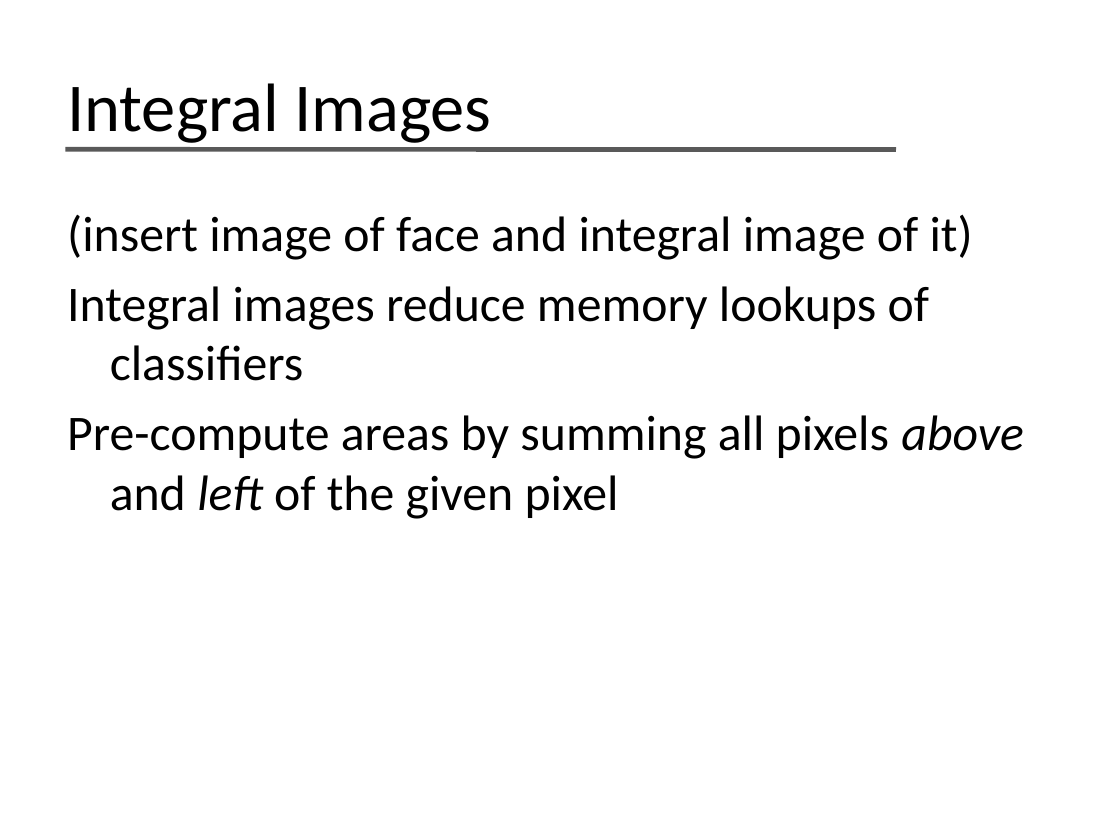
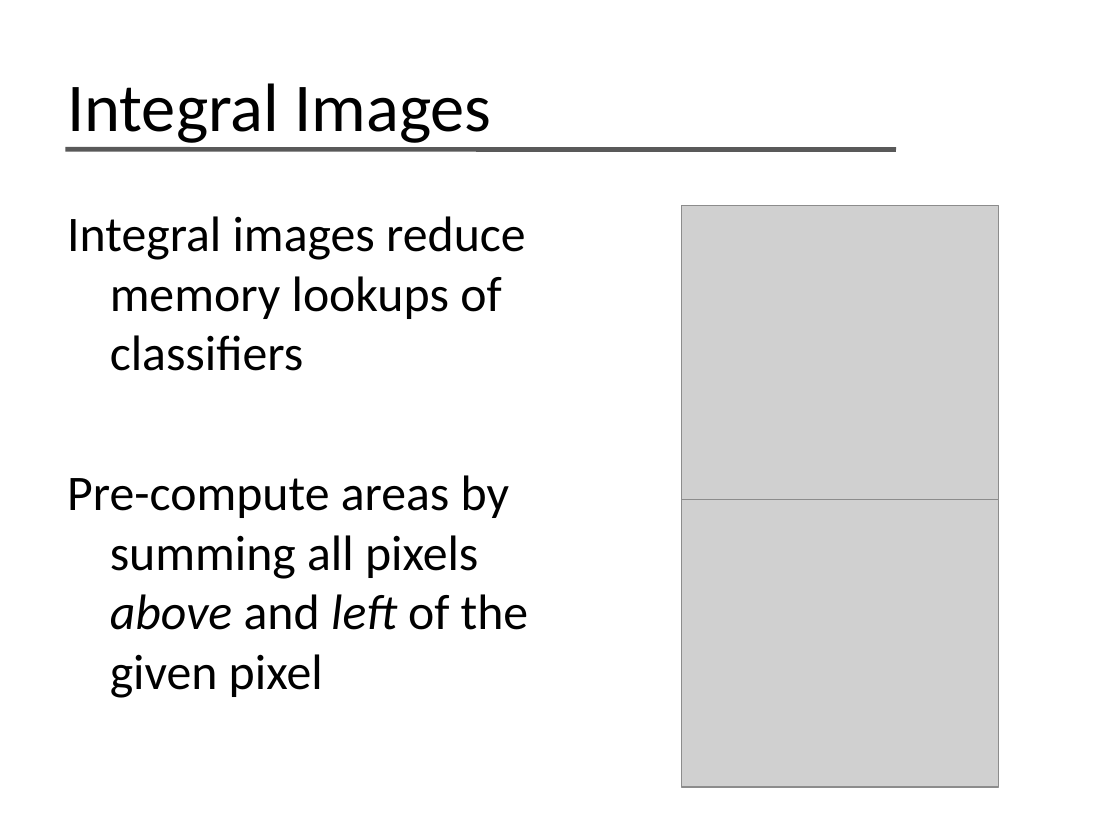
Before and after one commit to phil-monroe/EEC-277---GPU-Face-Detect, a slide deck: slide 3 of presentation/Face Detection on the GPU.pptx. Drawn at 1120x840 pixels with LibreOffice and Linux fonts; fonts in the diff are those of the drawing; grey boxes stand for pictures. Boxes give left, top, right and bottom in pixels: in the first picture for what was removed or moved away, otherwise in the second. Text is boxed around its words. In the diff, an @@ line names an element or a change of style, - is before the commit and + after.

Commit message:
Documentation updates, report about half done, presentation has all the info

```diff
--- a/presentation/Face Detection on the GPU.pptx
+++ b/presentation/Face Detection on the GPU.pptx
@@ picture added at box(681, 205, 998, 500) @@
@@ text at box(67, 214, 973, 260): paragraph removed @@
-(insert image of face and integral image of it)
@@ picture added at box(681, 500, 998, 787) @@
```
Also in this commit, not shown: 2 other files.
